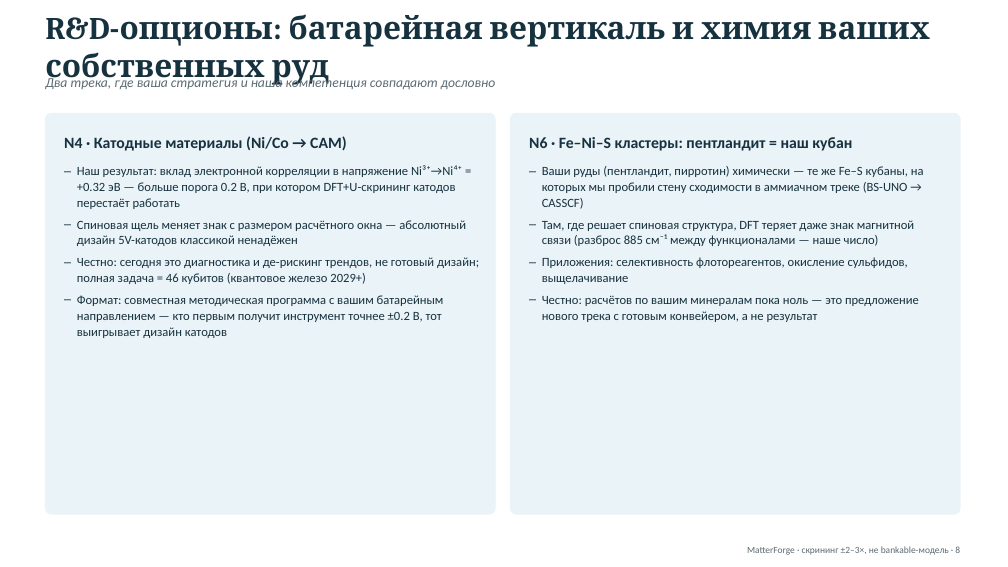
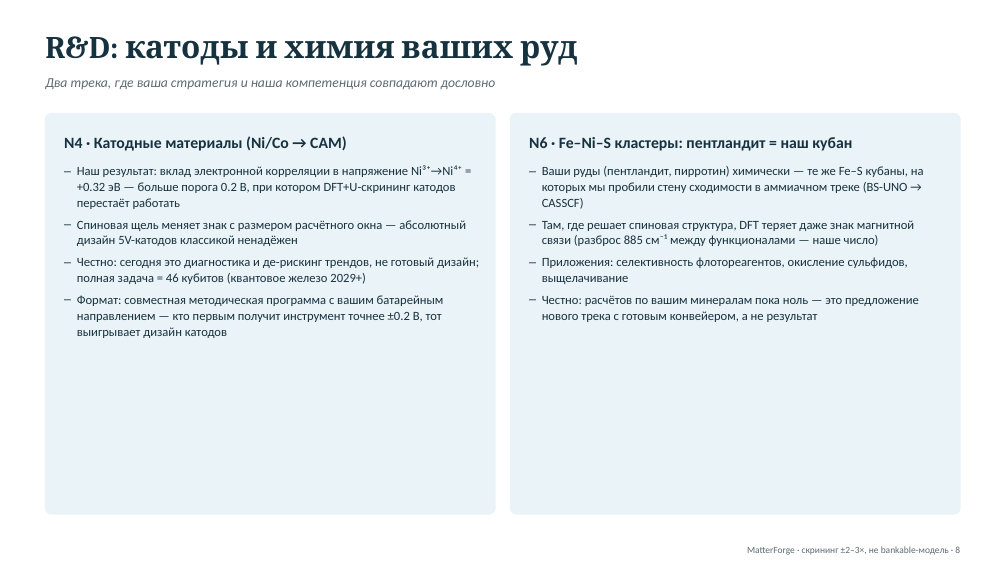
Before and after one commit to skharkov1246/ocm-research-diary, a slide deck: slide 8 of decks/MatterForge_Nornickel.pptx. Drawn at 1008x567 pixels with LibreOffice and Linux fonts; fonts in the diff are those of the drawing. Boxes give left, top, right and bottom in pixels: in the first picture for what was removed or moved away, otherwise in the second. Text is boxed around its words. In the diff, an @@ line names an element or a change of style, - is before the commit and + after.

```diff
--- a/decks/MatterForge_Nornickel.pptx
+++ b/decks/MatterForge_Nornickel.pptx
@@ text at <box>45,36,578,66</box>: text changed @@
-R&D-опционы: батарейная вертикаль и химия ваших собственных руд
+R&D: катоды и химия ваших руд
```
Also in this commit, not shown: 5 other slides changed, 3 other files.
